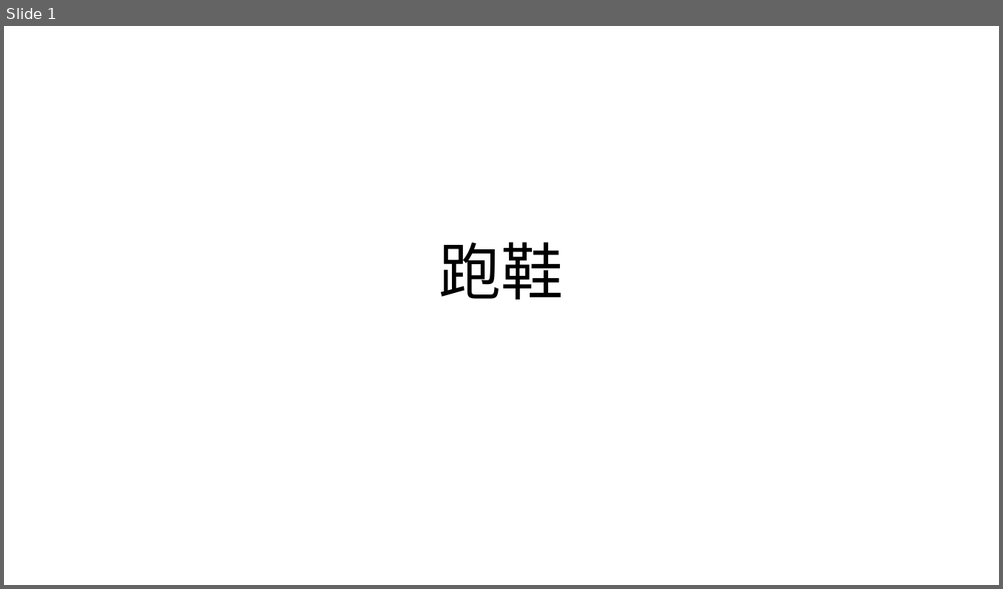
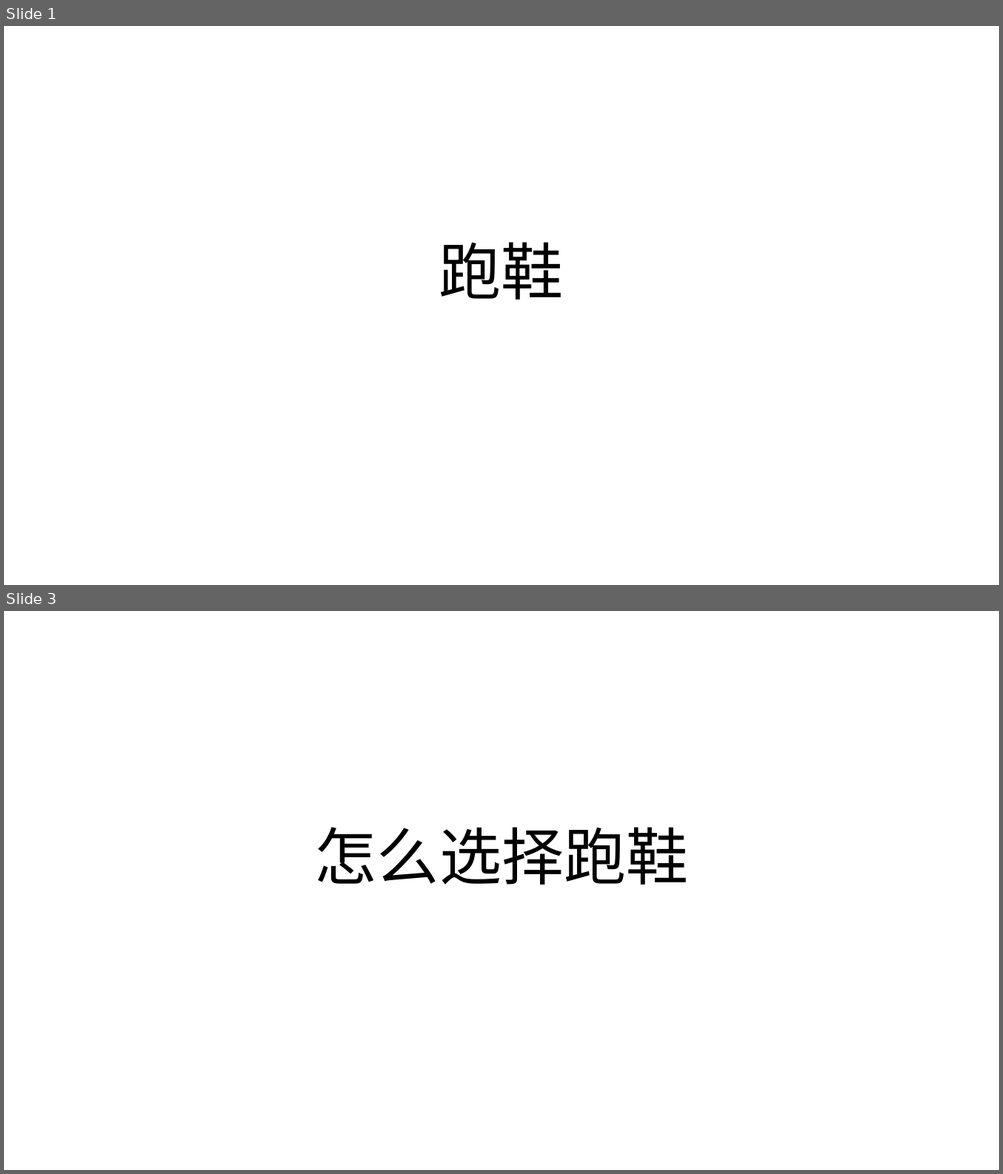
Before and after one commit to FredJiangFei/freetalk, a slide deck: 跑鞋/paoxie.pptx. Shown one above the other, each under a label of ours: slide 1 before the commit, slides 1 and 3 after it; the slides between them are not shown. The pictures are 1003x589 and 1003x1174 pixels, drawn with LibreOffice and Linux fonts; fonts in the diff are those of the drawing. Boxes give left, top, right and bottom in pixels: in the first picture for what was removed or moved away, otherwise in the second. Text is boxed around its words. In the diff, an @@ line names an element or a change of style, - is before the commit and + after.

```diff
--- a/跑鞋/paoxie.pptx
+++ b/跑鞋/paoxie.pptx
@@ slide 3 added at (4, 611, 999, 1170), background #FFFFFF @@
@@ title added at (315, 827, 688, 885), 60 pt, text #000000 @@
+怎么选择跑鞋
```
Also in this commit, not shown: 5 other slides added, 1 other file.
